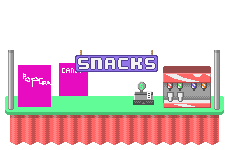
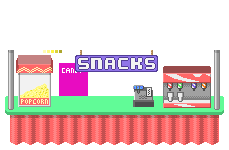
Two versions of the same layered image (229 x 150). Layer-by-layer changes:
painted on "Cash register" over [133, 81, 154, 107]
painted on "Popcorn machine" over [16, 50, 62, 107]
